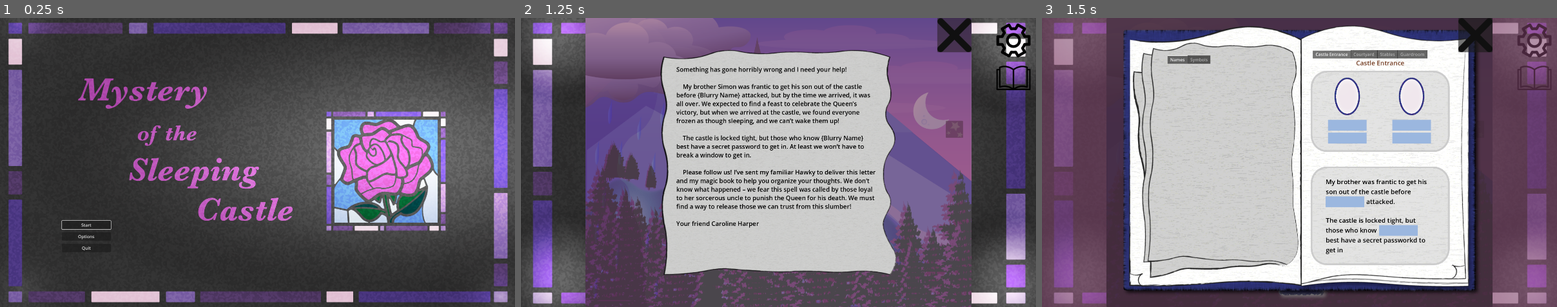
Above: before the commit, frames 1-3 (left to right).
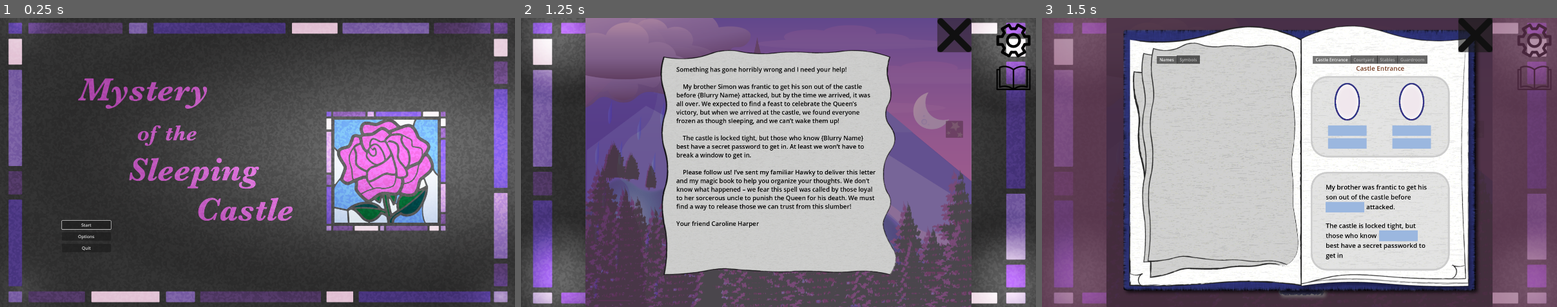
Above: after the commit, the same moments.

Repository: hwfwalton/SleepingCastleAlpha
Game: Godot game, scene res://root.tscn
Same seed, same stepped clock (60 frames per second), same inputs: the game is played once before the commit and once after it.
Inputs (mouse positions are in pixels of both pictures, inside the frame that each line leads up to):
- Up to frame 1 (0.25 s): no input
- Up to frame 2 (1.25 s): click "Start" at 0.5 s
- Up to frame 3 (1.5 s): click (1536, 78) at 1.25 s

Frames 1-2 are identical in both runs. In frame 3, 6.3% of the frame differs, in the area x 22-80%, y 11-88%.

Commit message:
BookView adjustments for new Book image

Diff:
--- a/BookView/book_view.tscn
+++ b/BookView/book_view.tscn
@@ -102,9 +102,7 @@
 size_flags_horizontal = 3
 mouse_filter = 2
 theme_type_variation = &"BookViewMargins"
-theme_override_constants/margin_left = 220
-theme_override_constants/margin_top = 140
-theme_override_constants/margin_right = 0
+theme_override_constants/margin_left = 180
 
 [node name="TabContainer_Clues" type="TabContainer" parent="BookViewSubViewportContainer/SubViewport/BookPort/PagesContainer/LeftBookMargin"]
 layout_mode = 2
--- a/themes/game_theme.tres
+++ b/themes/game_theme.tres
@@ -23,7 +23,7 @@
 BookViewMargins/constants/margin_bottom = 160
 BookViewMargins/constants/margin_left = 40
 BookViewMargins/constants/margin_right = 40
-BookViewMargins/constants/margin_top = 120
+BookViewMargins/constants/margin_top = 140
 ClearPanel/base_type = &"TabContainer"
 ClearPanel/styles/panel = SubResource("StyleBoxEmpty_3weie")
 ClueItemMargins/base_type = &"MarginContainer"
